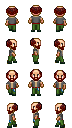
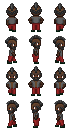
Before/after of a 72px x 128px layered artwork. What changed in the layer stack:
added layer "hair-mohawk-black" above "hair-fuller-red" over 5, 2, 67, 108
hid "hair-fuller-red" over 6, 6, 66, 110
hid "hair-red" over 6, 8, 66, 114
showed "hair-black" over 6, 8, 66, 114
added layer "ears-black" above "eyes-brown" over 6, 9, 66, 111
moved "eyes-brown" above "head-black" over 9, 42, 63, 110
added layer "head-black" above "hammer" over 7, 5, 65, 113
hid "shirt-brown" over 6, 16, 66, 120
hid "belt" over 9, 23, 63, 123
showed "pants-red" over 7, 23, 65, 128
hid "pants-green" over 7, 23, 65, 128
added layer "body-tough-black" above "base-tough" over 6, 15, 66, 128
hid "base" over 5, 5, 67, 128
